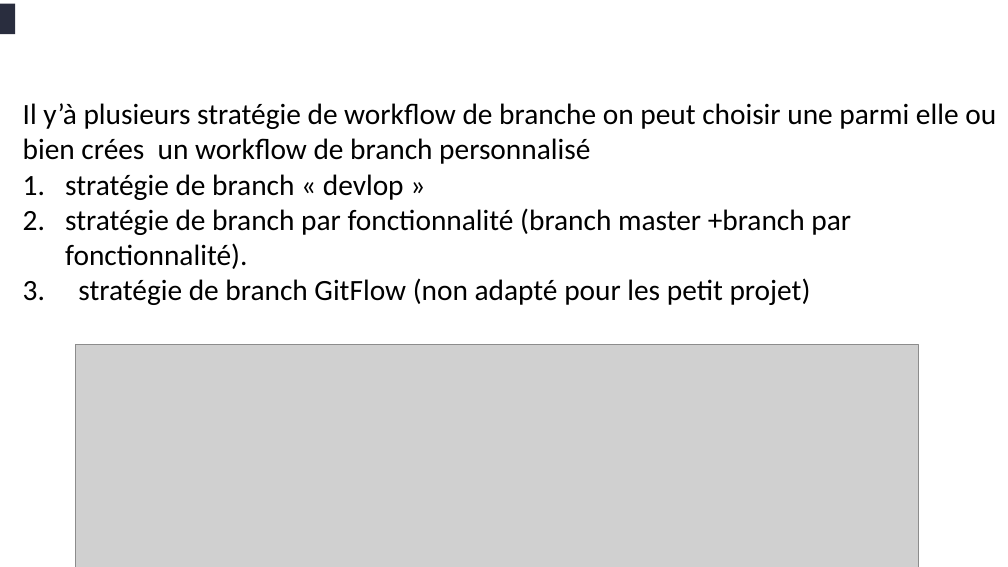
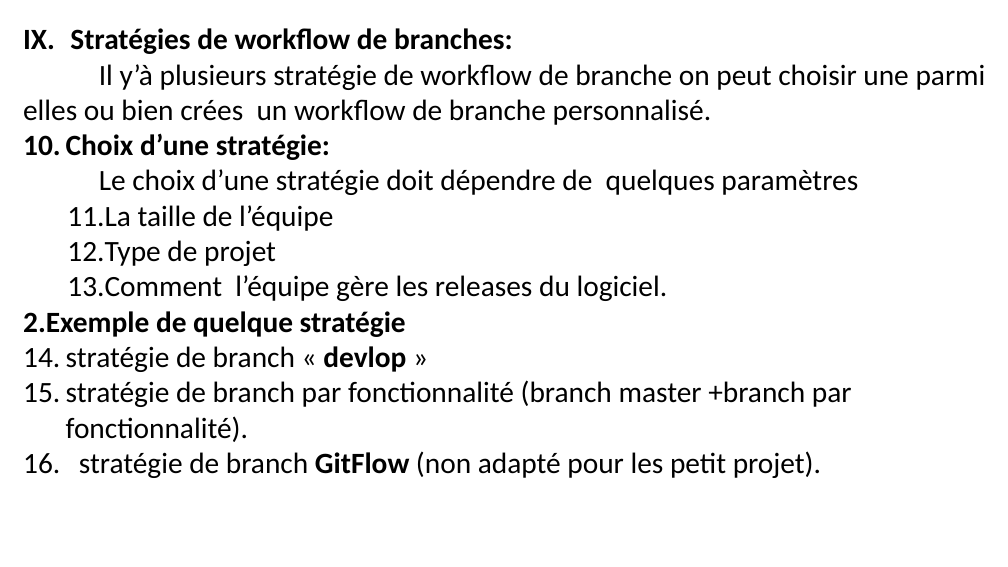
Before and after one commit to belakebiboussad/form, a slide deck: slide 11 of Formation Git.pptx (slide 8 before the commit). Drawn at 1008x567 pixels with LibreOffice and Linux fonts; fonts in the diff are those of the drawing; grey boxes stand for pictures. Boxes give left, top, right and bottom in pixels: in the first picture for what was removed or moved away, otherwise in the second. Text is boxed around its words. In the diff, an @@ line names an element or a change of style, - is before the commit and + after.

```diff
--- a/Formation Git.pptx
+++ b/Formation Git.pptx
@@ rectangle removed at (x1=0, y1=4, x2=15, y2=34) @@
@@ text "Stratégies de workflow de branches:" moved from (x1=23, y1=103, x2=996, y2=305) to (x1=23, y1=28, x2=986, y2=478) @@
@@ text at (x1=23, y1=28, x2=986, y2=337): text changed @@
-Il y’à plusieurs stratégie de workflow de branche on peut choisir une parmi elle ou bien crées un workflow de branch personnalisé
+IX. Stratégies de workflow de branches:
+Il y’à plusieurs stratégie de workflow de branche on peut choisir une parmi elles ou bien crées un workflow de branche personnalisé.
+10. Choix d’une stratégie:
+Le choix d’une stratégie doit dépendre de quelques paramètres
+1. La taille de l’équipe
+2. Type de projet
+3. Comment l’équipe gère les releases du logiciel.
+2.Exemple de quelque stratégie
@@ text at (x1=66, y1=346, x2=406, y2=372): bold on in "devlop" @@
@@ picture removed at (x1=75, y1=345, x2=918, y2=567) @@
@@ text at (x1=79, y1=451, x2=821, y2=478): text changed @@
-3. stratégie de branch GitFlow (non adapté pour les petit projet)
+3. stratégie de branch GitFlow (non adapté pour les petit projet).
```
Also in this commit, not shown: 8 other slides changed, 1 slide added, 1 slide removed, 7 other files.
